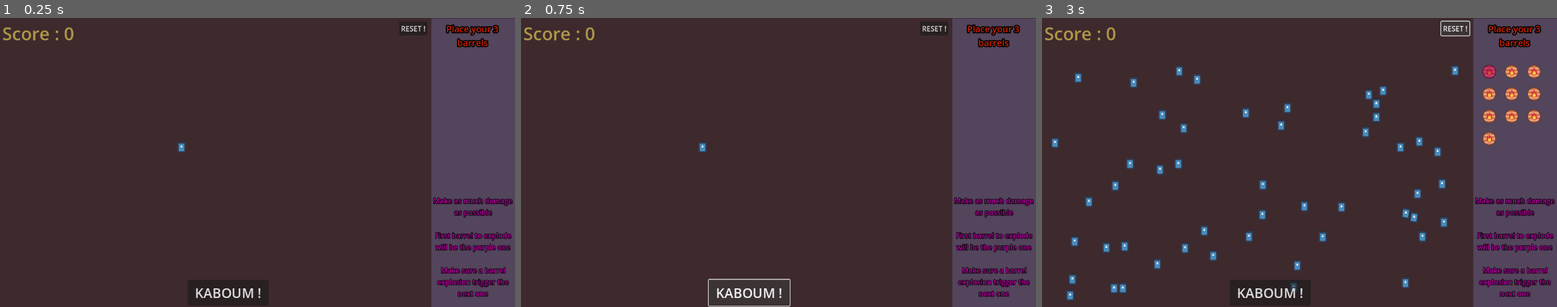
Above: before the commit, frames 1-3 (left to right).
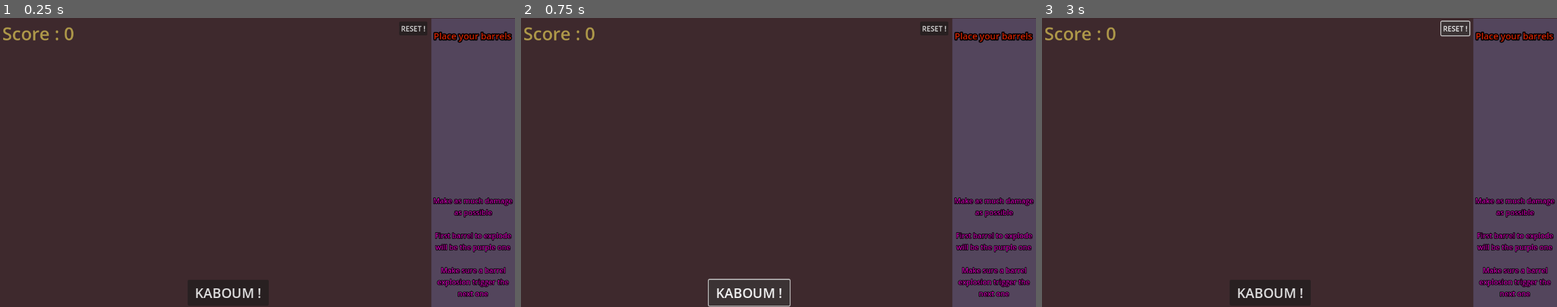
Above: after the commit, the same moments.

Repository: zazak03/kaboum
Game: Godot game, scene res://home.tscn
Same seed, same stepped clock (60 frames per second), same inputs: the game is played once before the commit and once after it. The engine's default icon, where the game draws it, is replaced by a stand-in: a white triangle on a blue panel in a dark square.
Inputs:
- Up to frame 1 (0.25 s): no input
- Up to frame 2 (0.75 s): click "KABOUM !" at 0.5 s
- Up to frame 3 (3 s): click "KABOUM !" at 1.25 s; click "KABOUM !" at 2 s; click "RESET !" at 2.75 s

The runs differ from the first frame. In frame 1, 0.8% of the frame differs, in the area x 34-100%, y 2-47%; in frame 2, 0.8%; in frame 3, 4.5%, in the area x 1-100%, y 2-98%.
Error in both runs: Attempt to call function 'exploding' in base 'null instance' on a null instance. (res://home.gd:37)

Commit message:
ome

Diff:
--- a/home.tscn
+++ b/home.tscn
@@ -1,7 +1,6 @@
-[gd_scene load_steps=9 format=3 uid="uid://dwdk70c2hin3h"]
+[gd_scene load_steps=8 format=3 uid="uid://dwdk70c2hin3h"]
 
 [ext_resource type="Script" path="res://home.gd" id="1_p8gtn"]
-[ext_resource type="PackedScene" uid="uid://bua1gjp885u7y" path="res://debris.tscn" id="3_x2qin"]
 
 [sub_resource type="LabelSettings" id="LabelSettings_hjkcp"]
 font_size = 20
@@ -30,8 +29,6 @@
 
 [node name="home" type="Node2D"]
 script = ExtResource("1_p8gtn")
-number_of_barrel = 10
-number_of_random_debris = 50
 
 [node name="Ui" type="Control" parent="."]
 layout_mode = 3
@@ -60,7 +57,7 @@
 offset_top = 1.0
 offset_right = 1149.0
 offset_bottom = 79.0
-text = "Place your 3  barrels
+text = "Place your barrels
 "
 label_settings = SubResource("LabelSettings_hjkcp")
 horizontal_alignment = 1
@@ -128,9 +125,6 @@
 
 [node name="debris_list" type="Node2D" parent="."]
 
-[node name="debris" parent="debris_list" instance=ExtResource("3_x2qin")]
-position = Vector2(406, 290)
-
 [node name="kaboum" type="Button" parent="."]
 offset_left = 420.0
 offset_top = 587.0
